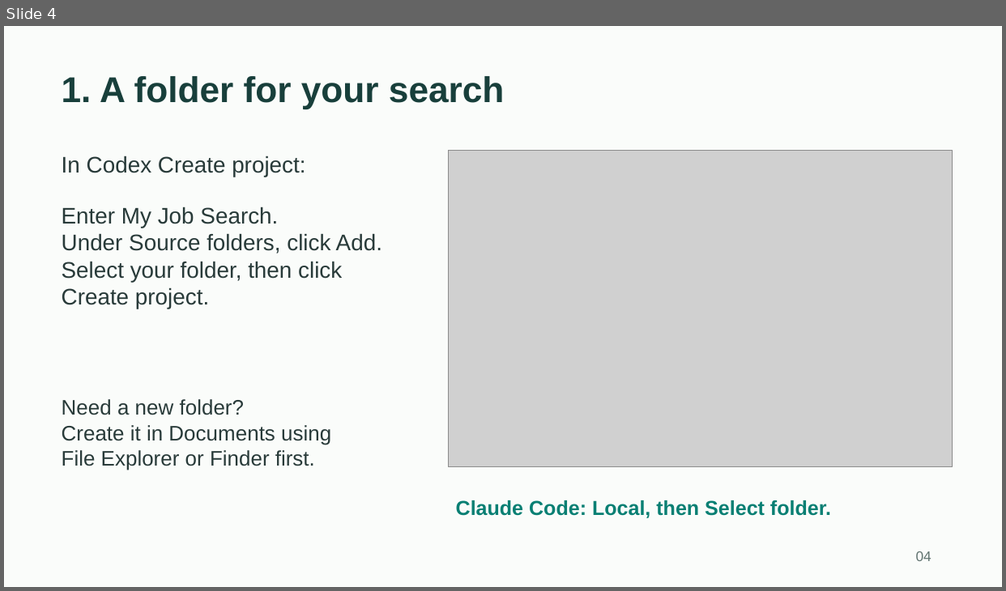
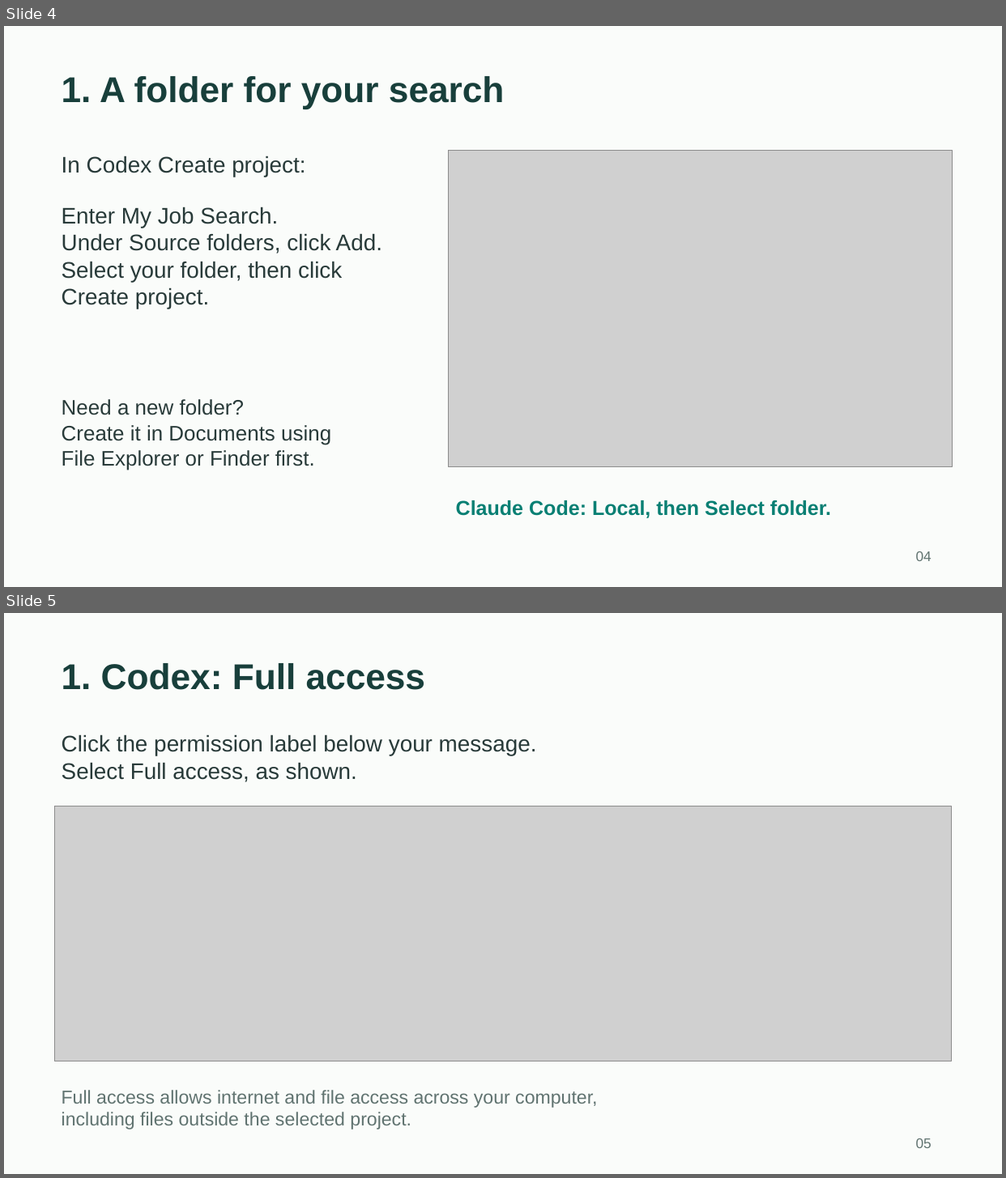
Before and after one commit to toughdave/job-search, a slide deck: docs/job-search-guide.pptx. Shown one above the other, each under a label of ours: slide 4 before the commit, slides 4 and 5 after it. The pictures are 1006x591 and 1006x1178 pixels, drawn with LibreOffice and Linux fonts; fonts in the diff are those of the drawing; grey boxes stand for pictures. Boxes give left, top, right and bottom in pixels: in the first picture for what was removed or moved away, otherwise in the second. Text is boxed around its words. In the diff, an @@ line names an element or a change of style, - is before the commit and + after.

Commit message:
Match desktop permissions guide to Full access and Auto screenshots

```diff
--- a/docs/job-search-guide.pptx
+++ b/docs/job-search-guide.pptx
@@ slide 5 added at bbox=[4, 613, 1002, 1174], background #FAFCFA @@
@@ text added at bbox=[62, 663, 425, 690], 34.5 pt, text #183F3B, bold @@
+1. Codex: Full access
@@ text added at bbox=[62, 735, 537, 782], 21.8 pt, text #283A39 @@
+Click the permission label below your message.
+Select Full access, as shown.
@@ picture added at bbox=[54, 806, 952, 1062] @@
@@ text added at bbox=[62, 1090, 597, 1130], 18 pt, text #607370 @@
+Full access allows internet and file access across your computer,
+including files outside the selected project.
@@ text added at bbox=[916, 1139, 931, 1148], 13.5 pt, text #607370 @@
+05
```
Also in this commit, not shown: 6 slides changed, 1 other slide added, 1 slide removed, 4 other files.
